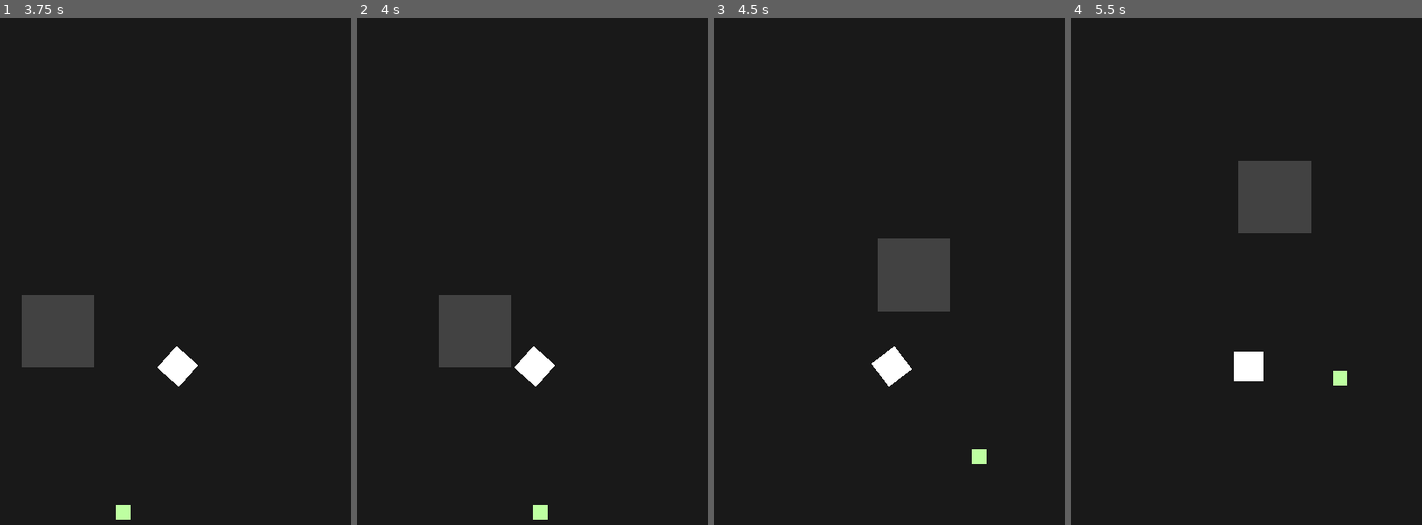
Above: before the commit, frames 1-4 (left to right).
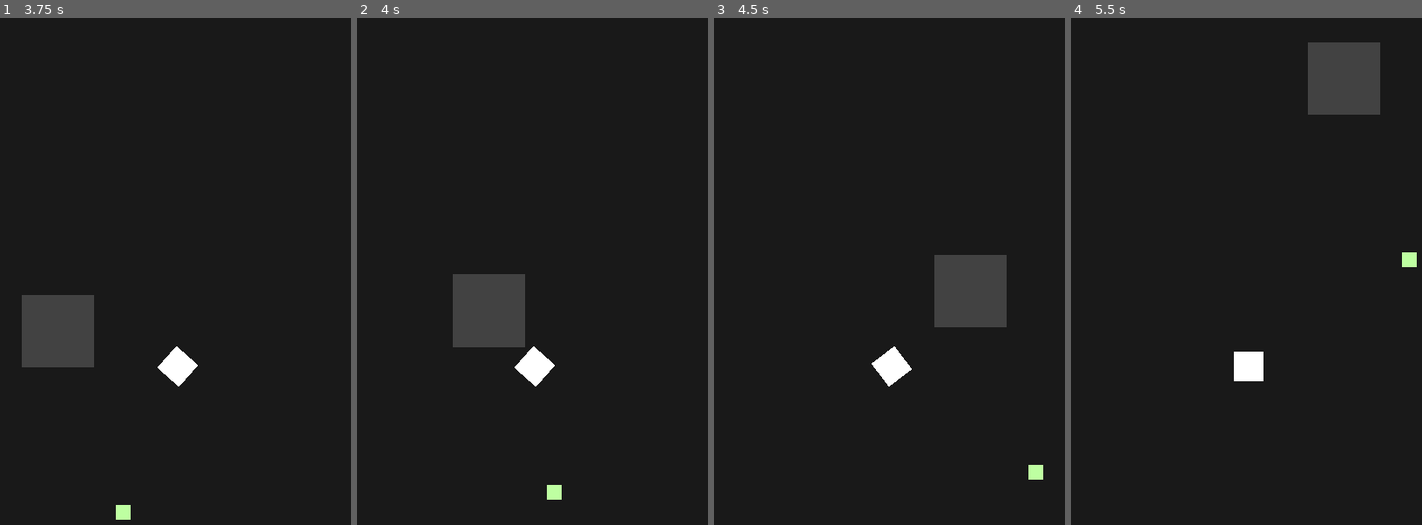
Above: after the commit, the same moments.

Repository: kuma-gee/explosive-delivery
Game: Godot game, scene res://src/bootsplash/SplashScreen.tscn
Two runs of this game, one before a commit and one after it. Both use one fixed random seed, a clock stepped at 60 frames per second and the inputs below.
Inputs (mouse positions are in pixels of both pictures, inside the frame that each line leads up to):
- Up to frame 1 (3.75 s): tap Enter at 0.5, 3.5 s; move the mouse to (263, 332) at 0.52 s; hold D (move_right) 0.53-1.25 s; tap Shift (dash, bound only after the commit) at 0.6, 2.1 s; click (263, 332) at 0.67 s; drag from (98, 403) to (157, 504) at 1.27 s; tap Space (interact) at 2 s; move the mouse to (217, 210) at 2.02 s; hold D (move_right) 2.03-2.75 s; drag from (157, 504) to (59, 261) at 2.77 s; move the mouse to (294, 469) at 3.52 s; hold A (move_left) from 3.53 s (still down); tap Ctrl at 3.6 s
- Up to frame 2 (4 s): keep holding A (move_left); tap Shift (dash, bound only after the commit) at 3.8 s
- Up to frame 3 (4.5 s): release A (move_left) at 4.25 s; drag from (773, 261) to (833, 190) at 4.27 s
- Up to frame 4 (5.5 s): tap Space (interact) at 5, 5.1 s; move the mouse to (1267, 367) at 5.02 s; hold S (move_down) from 5.03 s (still down); click (1267, 367) at 5.17 s; tap Shift (dash, bound only after the commit) at 5.3 s

Frame 1 is identical in both runs. In frame 2, 2.7% of the frame differs, in the area x 23-59%, y 50-99%; in frame 3, 5.2%; in frame 4, 6.1%, in the area x 47-99%, y 4-73%.

Commit message:
Add dash

Diff:
--- a/project.godot
+++ b/project.godot
@@ -9,7 +9,7 @@
 config_version=4
 
 _global_script_classes=[ {
-"base": "Reference",
+"base": "Node",
 "class": "AimDirectionTop2D",
 "language": "GDScript",
 "path": "res://src/prototyping/player/AimDirectionTop2D.gd"
@@ -73,6 +73,11 @@
 "class": "PickupItem",
 "language": "GDScript",
 "path": "res://src/prototyping/behaviour/PickupItem.gd"
+}, {
+"base": "Node",
+"class": "PlayerDash",
+"language": "GDScript",
+"path": "res://src/prototyping/player/PlayerDash.gd"
 }, {
 "base": "InputReader",
 "class": "PlayerInput",
@@ -133,6 +138,7 @@
 "Options": "",
 "PickupArea": "",
 "PickupItem": "",
+"PlayerDash": "",
 "PlayerInput": "",
 "PlayerMoveTop2D": "",
 "Projectile2D": "",
@@ -220,6 +226,12 @@
 , Object(InputEventJoypadButton,"resource_local_to_scene":false,"resource_name":"","device":0,"button_index":0,"pressure":0.0,"pressed":false,"script":null)
  ]
 }
+dash={
+"deadzone": 0.5,
+"events": [ Object(InputEventKey,"resource_local_to_scene":false,"resource_name":"","device":0,"alt":false,"shift":false,"control":false,"meta":false,"command":false,"pressed":false,"scancode":16777237,"physical_scancode":0,"unicode":0,"echo":false,"script":null)
+, Object(InputEventJoypadButton,"resource_local_to_scene":false,"resource_name":"","device":0,"button_index":1,"pressure":0.0,"pressed":false,"script":null)
+ ]
+}
 sprint={
 "deadzone": 0.5,
 "events": [ Object(InputEventKey,"resource_local_to_scene":false,"resource_name":"","device":0,"alt":false,"shift":false,"control":false,"meta":false,"command":false,"pressed":false,"scancode":16777237,"physical_scancode":0,"unicode":0,"echo":false,"script":null)
--- a/scenes/Main.tscn
+++ b/scenes/Main.tscn
@@ -1,6 +1,6 @@
 [gd_scene load_steps=12 format=2]
 
-[ext_resource path="res://src/prototyping/player/PlayerMoveTop2D.gd" type="Script" id=1]
+[ext_resource path="res://src/prototyping/player/PlayerMoveTop2D.tscn" type="PackedScene" id=1]
 [ext_resource path="res://src/prototyping/behaviour/PickupArea.gd" type="Script" id=2]
 [ext_resource path="res://src/prototyping/player/PickupHand.gd" type="Script" id=3]
 [ext_resource path="res://src/input/PlayerInput.gd" type="Script" id=4]
@@ -75,9 +75,8 @@
 script = ExtResource( 5 )
 input_path = NodePath("../PlayerInput")
 
-[node name="PlayerMoveTop2D" type="Node" parent="Player"]
-script = ExtResource( 1 )
-input_path = NodePath("../PlayerInput")
+[node name="PlayerMoveTop2D" parent="Player" instance=ExtResource( 1 )]
+dash_speed = 40
 
 [node name="PickupHand" type="Area2D" parent="Player"]
 position = Vector2( 21, 0 )
@@ -98,3 +97,4 @@
 [editable path="PickupItem"]
 [editable path="PickupItem/Object2D"]
 [editable path="PickupItem/Object2D/Sprite2D"]
+[editable path="Player/PlayerMoveTop2D"]
--- a/src/prototyping/behaviour/Projectile2D.gd
+++ b/src/prototyping/behaviour/Projectile2D.gd
@@ -3,7 +3,8 @@
 export var deceleration := 500
 export var weight := 1.0
 
-onready var body: KinematicBody2D = get_parent()
+export var body_path: NodePath
+onready var body: KinematicBody2D = get_node(body_path) if body_path else get_parent()
 
 var velocity := Vector2.ZERO
 
--- /dev/null
+++ b/src/prototyping/player/PlayerDash.gd
@@ -0,0 +1,18 @@
+class_name PlayerDash extends Node
+
+export var dash_speed := 1000
+
+onready var player_move: PlayerMoveTop2D = get_parent()
+
+var velocity = Vector2.ZERO
+
+func _ready():
+	yield(player_move, "ready")
+	player_move.input.connect("just_released", self, "_on_just_released")
+
+func _on_just_released(action):
+	if action == "dash":
+		player_move.body.move_and_slide(Vector2.RIGHT * dash_speed)
+
+func _physics_process(delta):
+	pass
--- a/src/prototyping/player/PlayerMoveTop2D.gd
+++ b/src/prototyping/player/PlayerMoveTop2D.gd
@@ -3,13 +3,32 @@
 export var acceleration := 1000
 export var deceleration := 1000
 export var max_speed := 500
+export var dash_speed := 50
 
 export var input_path: NodePath
 onready var input := get_node(input_path)
 
 onready var body: KinematicBody2D = get_parent()
 
+onready var projectile: Projectile2D = $Projectile2D
+onready var dash_timer: Timer = $DashTimer
+
 var velocity = Vector2.ZERO
+var can_dash = true
+
+func _ready():
+	input.connect("just_released", self, "_on_just_released")
+
+
+func _on_just_released(action):
+	if action == "dash" and dash_speed > 0 and can_dash:
+		var player_dir = velocity if velocity.length() > 0.01 else Vector2.RIGHT.rotated(body.global_rotation)
+		var dir = player_dir.normalized()
+
+		projectile.velocity = dir * dash_speed
+		can_dash = false
+		dash_timer.start()
+
 
 func _physics_process(delta):
 	var direction = _get_motion()
@@ -27,3 +46,7 @@
 		input.get_action_strength("move_right") - input.get_action_strength("move_left"),
 		input.get_action_strength("move_down") - input.get_action_strength("move_up")
 	)
+
+
+func _on_DashTimer_timeout():
+	can_dash = true
--- /dev/null
+++ b/src/prototyping/player/PlayerMoveTop2D.tscn
@@ -0,0 +1,19 @@
+[gd_scene load_steps=3 format=2]
+
+[ext_resource path="res://src/prototyping/behaviour/Projectile2D.gd" type="Script" id=1]
+[ext_resource path="res://src/prototyping/player/PlayerMoveTop2D.gd" type="Script" id=2]
+
+[node name="PlayerMoveTop2D" type="Node"]
+script = ExtResource( 2 )
+input_path = NodePath("../PlayerInput")
+
+[node name="Projectile2D" type="Node" parent="."]
+script = ExtResource( 1 )
+deceleration = 200
+weight = 3.0
+body_path = NodePath("../..")
+
+[node name="DashTimer" type="Timer" parent="."]
+one_shot = true
+
+[connection signal="timeout" from="DashTimer" to="." method="_on_DashTimer_timeout"]
